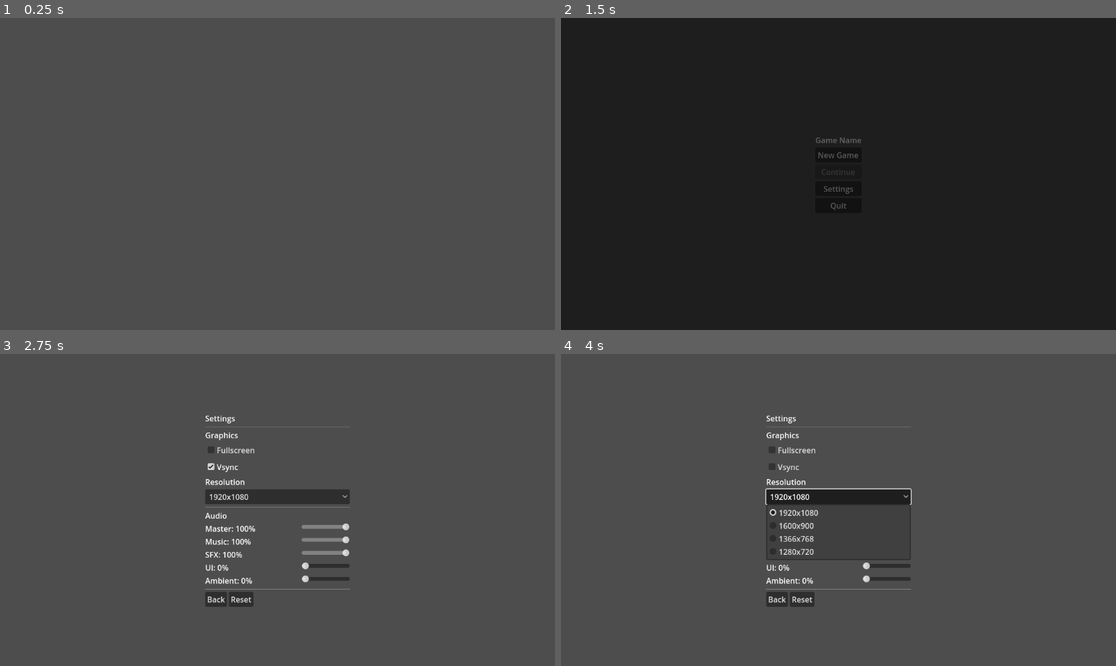
Above: before the commit, frames 1-4 (two rows, left to right).
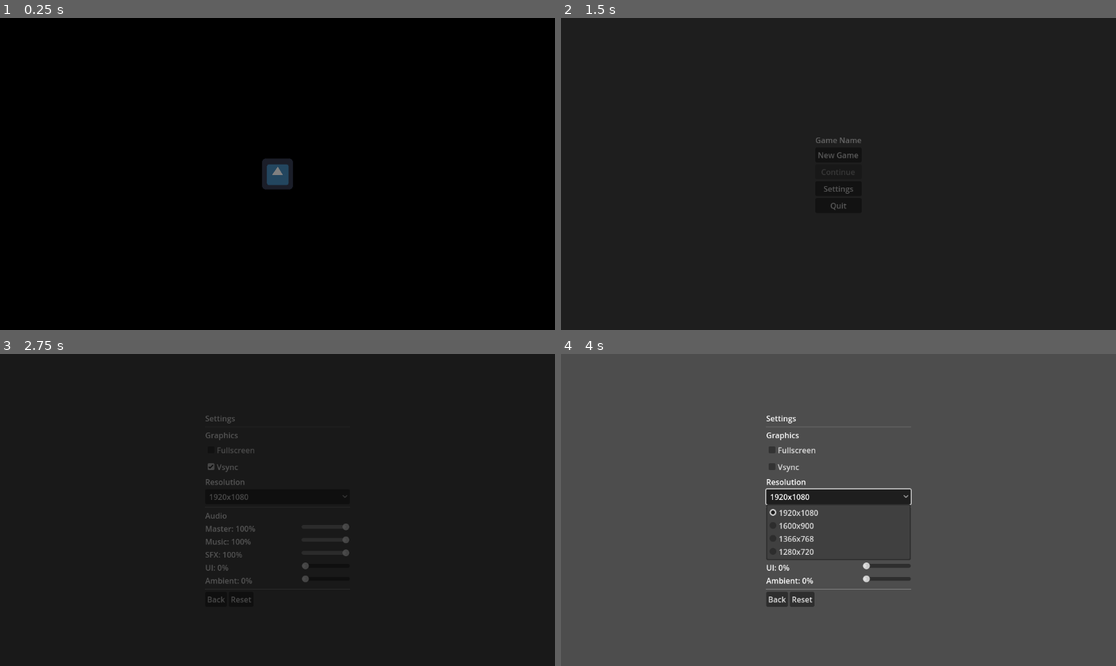
Above: after the commit, the same moments.

Repository: landon-snodgrass/godot-game-template
Game: Godot game, scene res://game_runner.tscn
Same seed, same stepped clock (60 frames per second), same inputs: the game is played once before the commit and once after it. The engine's default icon, where the game draws it, is replaced by a stand-in: a white triangle on a blue panel in a dark square.
Inputs:
- Up to frame 1 (0.25 s): no input
- Up to frame 2 (1.5 s): tap Enter (ui_accept) at 0.5, 0.77 s
- Up to frame 3 (2.75 s): tap Enter (ui_accept) at 1.52 s; click "Settings" at 2 s
- Up to frame 4 (4 s): click "Vsync" at 2.75 s; click "1920x1080" at 3.5 s

The runs differ from the first frame. In frame 1, 100% of the frame differs, in the area x 0-100%, y 0-100%; in frame 2, nothing differs; in frame 3, 100%; in frame 4, nothing differs.

Commit message:
Updating docs

Diff:
--- a/game_runner.gd
+++ b/game_runner.gd
@@ -35,9 +35,5 @@
 
 func _go_to_main_menu() -> void:
 	await Transitions.fade_out_to_black();
-	current_scene.queue_free();
-	await current_scene.tree_exited;
-	var main_menu_instance: Node = load(main_menu_scene).instantiate();
-	current_scene = main_menu_instance;
-	add_child(current_scene);
+	var main_menu = await change_scene(main_menu_scene);
 	await Transitions.fade_in_from_black();
--- a/settings.cfg
+++ b/settings.cfg
@@ -9,3 +9,5 @@
 master_volume=1.0
 music_volume=1.0
 sfx_volume=1.0
+ui_volume=1.0
+ambient_volume=1.0
--- a/system_scenes/bootup_sequence.tscn
+++ b/stock_system_scenes/stock_bootup_sequence.tscn
@@ -1,8 +1,7 @@
-[gd_scene load_steps=4 format=3 uid="uid://b8kmownd5skpb"]
+[gd_scene load_steps=3 format=3 uid="uid://b8kmownd5skpb"]
 
-[ext_resource type="Script" uid="uid://q44unjlakmq" path="res://system_scenes/bootup_sequence.gd" id="1_1oeo5"]
+[ext_resource type="Script" uid="uid://q44unjlakmq" path="res://stock_system_scenes/stock_bootup_sequence.gd" id="1_1oeo5"]
 [ext_resource type="Texture2D" uid="uid://b2hkcwwq10cut" path="res://icon.png" id="2_a7285"]
-[ext_resource type="Texture2D" uid="uid://d04bhsaiqppcd" path="res://images/gloot_logo_128x128.png" id="3_fd303"]
 
 [node name="BootupSequence" type="Control"]
 layout_mode = 3
@@ -12,7 +11,7 @@
 grow_horizontal = 2
 grow_vertical = 2
 script = ExtResource("1_1oeo5")
-logo_textures = Array[Texture]([ExtResource("2_a7285"), ExtResource("3_fd303")])
+logo_textures = Array[Texture]([ExtResource("2_a7285")])
 
 [node name="ColorRect" type="ColorRect" parent="."]
 layout_mode = 1
--- a/system_scenes/main_menu.gd
+++ b/stock_system_scenes/stock_main_menu.gd
@@ -35,7 +35,9 @@
 	start_loaded_game()
 
 func _on_settings_pressed() -> void:
-	MainInstances.game_runner.change_scene(settings_scene)
+	await Transitions.fade_out_to_black()
+	await MainInstances.game_runner.change_scene(settings_scene)
+	await Transitions.fade_in_from_black()
 
 func _on_quit_pressed() -> void:
 	get_tree().quit()
--- a/system_scenes/main_menu.tscn
+++ b/stock_system_scenes/stock_main_menu.tscn
@@ -1,6 +1,6 @@
 [gd_scene load_steps=2 format=3 uid="uid://dppo43dqettnk"]
 
-[ext_resource type="Script" uid="uid://bkewc0g3ru0bt" path="res://system_scenes/main_menu.gd" id="1_guteb"]
+[ext_resource type="Script" uid="uid://bkewc0g3ru0bt" path="res://stock_system_scenes/stock_main_menu.gd" id="1_ax5nn"]
 
 [node name="MainMenu" type="Control"]
 layout_mode = 3
@@ -9,7 +9,7 @@
 anchor_bottom = 1.0
 grow_horizontal = 2
 grow_vertical = 2
-script = ExtResource("1_guteb")
+script = ExtResource("1_ax5nn")
 settings_scene = "uid://chafndxskvh5x"
 
 [node name="CenterContainer" type="CenterContainer" parent="."]
--- /dev/null
+++ b/stock_system_scenes/stock_pause_scene.tscn
@@ -0,0 +1,15 @@
+[gd_scene format=3 uid="uid://vsxctqbbiiki"]
+
+[node name="StockPauseScene" type="Control"]
+layout_mode = 3
+anchors_preset = 15
+anchor_right = 1.0
+anchor_bottom = 1.0
+grow_horizontal = 2
+grow_vertical = 2
+
+[node name="Label" type="Label" parent="."]
+layout_mode = 0
+offset_right = 40.0
+offset_bottom = 23.0
+text = "Paused"
--- a/system_scenes/settings_menu.tscn
+++ b/stock_system_scenes/stock_settings_menu.tscn
@@ -1,6 +1,6 @@
 [gd_scene load_steps=2 format=3 uid="uid://chafndxskvh5x"]
 
-[ext_resource type="Script" uid="uid://tbtce1rfpdd5" path="res://system_scenes/settings_menu.gd" id="1_kpcqr"]
+[ext_resource type="Script" uid="uid://tbtce1rfpdd5" path="res://stock_system_scenes/stock_settings_menu.gd" id="1_b5vt3"]
 
 [node name="SettingsMenu" type="Control"]
 layout_mode = 3
@@ -9,7 +9,7 @@
 anchor_bottom = 1.0
 grow_horizontal = 2
 grow_vertical = 2
-script = ExtResource("1_kpcqr")
+script = ExtResource("1_b5vt3")
 
 [node name="CenterContainer" type="CenterContainer" parent="."]
 layout_mode = 1
--- a/system_managers/pause_manager.tscn
+++ b/system_managers/pause_manager.tscn
@@ -4,3 +4,4 @@
 
 [node name="PauseManager" type="Node"]
 script = ExtResource("1_iy7ql")
+pause_menu_scene = "uid://vsxctqbbiiki"
Renamed: system_scenes/bootup_sequence.gd -> stock_system_scenes/stock_bootup_sequence.gd
Renamed: system_scenes/bootup_sequence.gd.uid -> stock_system_scenes/stock_bootup_sequence.gd.uid
Renamed: system_scenes/main_menu.gd.uid -> stock_system_scenes/stock_main_menu.gd.uid
Renamed: system_scenes/settings_menu.gd -> stock_system_scenes/stock_settings_menu.gd
Renamed: system_scenes/settings_menu.gd.uid -> stock_system_scenes/stock_settings_menu.gd.uid
Not shown, added: README.md
Not shown, added: docs/long_start_guide.md
Not shown, added: docs/systems/audio_manager.md
Not shown, added: docs/systems/game_runner.md
Not shown, added: docs/systems/main_instances.md
Not shown, added: docs/systems/pause_manager.md
Not shown, added: docs/systems/save_manager.md
(and 2 more such lines)
